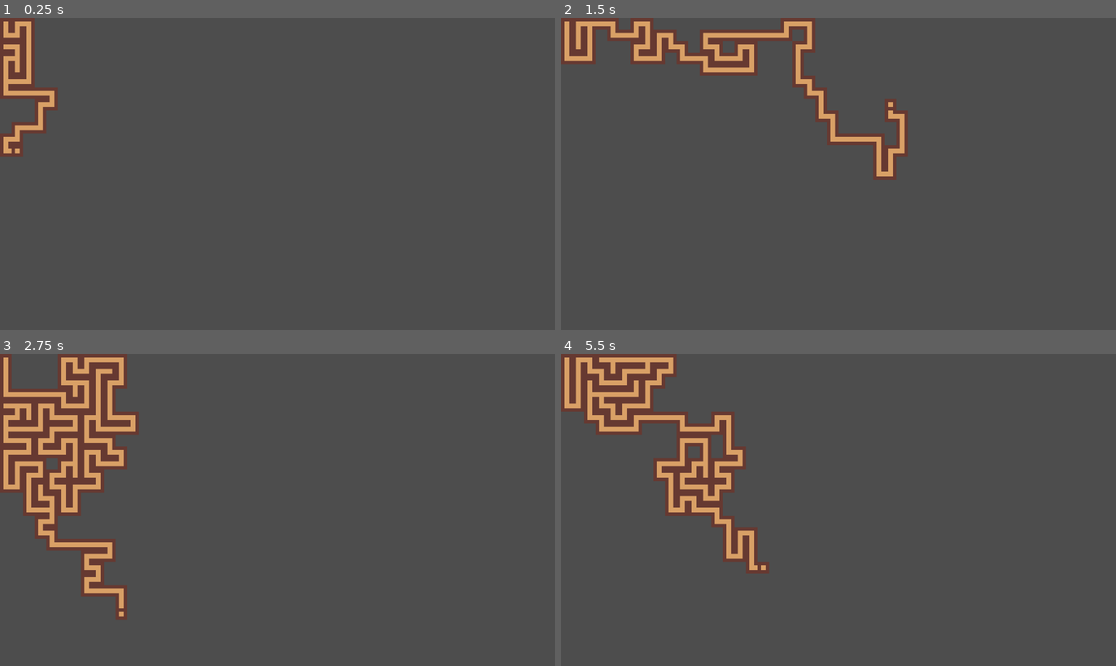
Above: before the commit, frames 1-4 (two rows, left to right).
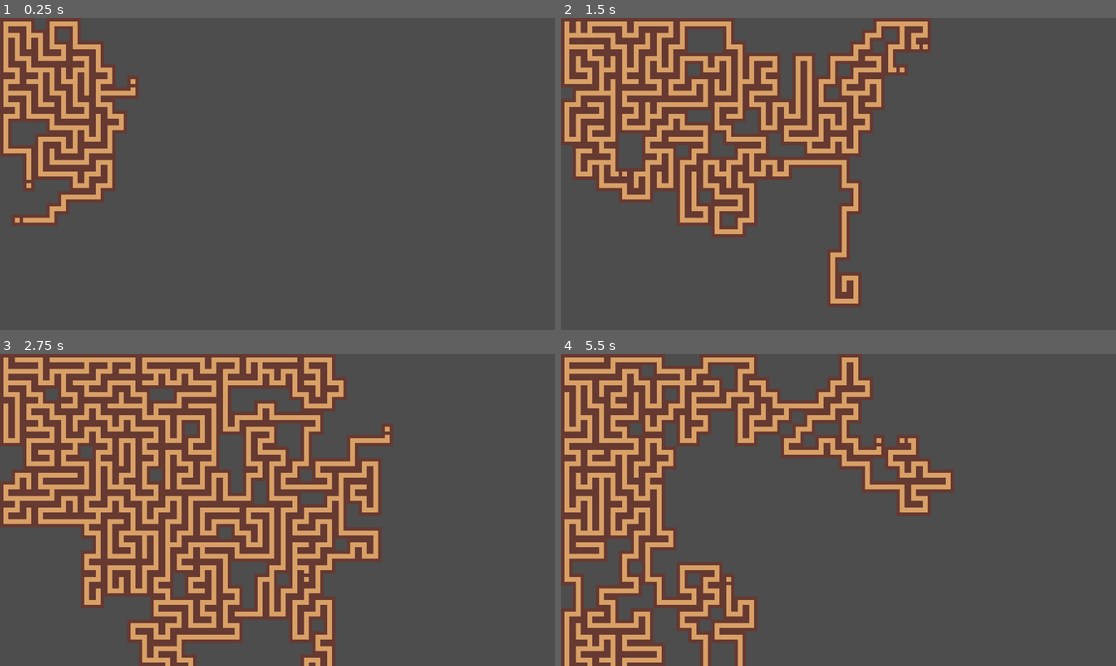
Above: after the commit, the same moments.

Repository: TreacherousDev/Treacherous
Game: Godot game, scene res://main/map_generator/map_generator.tscn
Two runs of this game, one before a commit and one after it. Both use one fixed random seed, a clock stepped at 60 frames per second and the inputs below.
Inputs (mouse positions are in pixels of both pictures, inside the frame that each line leads up to):
- Up to frame 1 (0.25 s): no input
- Up to frame 2 (1.5 s): tap Enter (ui_accept) at 0.5, 0.77 s; move the mouse to (960, 158) at 0.52 s; click (960, 158) at 0.67 s; move the mouse to (727, 189) at 1.27 s; hold Down (ui_down) from 1.28 s (still down)
- Up to frame 3 (2.75 s): tap Enter (ui_accept) at 1.52 s; move the mouse to (333, 441) at 2.02 s; release Down (ui_down) at 2.03 s
- Up to frame 4 (5.5 s): move the mouse to (810, 572) at 2.77 s; click (810, 572) at 2.92 s; tap Enter (ui_accept) at 3.02, 3.77, 4.52 s; move the mouse to (1005, 556) at 3.52 s; hold Down (ui_down) from 3.53 s (still down); move the mouse to (672, 463) at 4.27 s; move the mouse to (866, 510) at 5.02 s; click (866, 510) at 5.17 s

The runs differ from the first frame. In frame 1, 9.4% of the frame differs, in the area x 0-26%, y 0-67%; in frame 2, 28%; in frame 3, 41%, in the area x 0-71%, y 0-100%; in frame 4, 31%.

Commit message:
connditional expansion for minimum active branches set

Diff:
--- a/main/map_generator/map_generator.gd
+++ b/main/map_generator/map_generator.gd
@@ -86,7 +86,7 @@
 func draw_edge():
 	pass
 
-
+var request_expansion = false
 ################
 # START METHOD #
 ################
@@ -95,18 +95,21 @@
 	var start_from = Vector2i.ZERO
 	var start_id = 4
 	set_cell(0, start_from, 0, Vector2i(start_id, 0))
-	cell_data[start_from] = [0, null, null, [], []]
+	cell_data[start_from] = [0, null, null, [2], []]
 	current_map_size += 1
-	add_to_expandable_rooms(start_from)
 	mark_cells_to_fill(start_from)
 
 	while (next_active_cells.size() != 0):
 		iterations += 1
 		if iterations % batch_size == 0:
 			await get_tree().process_frame
+#			await get_tree().create_timer(0.2).timeout
 		run_algorithm()
 		if next_active_cells.size() == 0 and current_map_size < map_size:
 			expand_map()
+		if request_expansion == true:
+			expand_map()
+			request_expansion = false
 	end_production()
 
 
@@ -230,8 +233,8 @@
 		var open_directions = get_wall_openings(cell)
 		cell_data[cell] = [parent_depth + 1, parent_cell, parent_cell_direction, open_directions, []]
 		cell_data[parent_cell][CHILDREN].append(cell)
-		if open_directions.size() > 0:
-			add_to_expandable_rooms(cell)
+#		if open_directions.size() > 0:
+#			add_to_expandable_rooms(cell)
 
 # GET POWERSET
 # Input set: possible elements (directions)
@@ -277,6 +280,8 @@
 		rooms_expected_next_iteration += 1
 		update_neighbor_rooms(cell_to_fill)
 		next_active_cells.append(cell_to_fill)
+	if cell_data[cell][OPEN_DIRECTIONS].size() > 0:
+		add_to_expandable_rooms(cell)
 
 
 
@@ -372,11 +377,12 @@
 	set_cell(0, room_to_expand, 0, Vector2i(expanded_room, 0))
 
 	var expand_location = convert_directions_to_cells_coords([selected_expand_direction], room_to_expand)[0]
+	store_cell_data([expand_location], room_to_expand)
 	set_cell(0, expand_location, 0, Vector2i(0, 0))
+	rooms_expected_next_iteration += 1
 	update_neighbor_rooms(expand_location)
-	store_cell_data([expand_location], room_to_expand)
 	next_active_cells.append(expand_location)
-	rooms_expected_next_iteration += 1
+
 	current_map_size += 1
 
 # GET ROOM TO EXPAND
@@ -442,7 +448,7 @@
 	var directions = {Vector2i.UP: 4, Vector2i.RIGHT: 8, Vector2i.DOWN: 1, Vector2i.LEFT: 2}
 	for direction in directions:
 		var neighbor = room + direction
-		if expandable_rooms.has(neighbor):
+		if cell_data.has(neighbor):
 			cell_data[neighbor][OPEN_DIRECTIONS].erase(directions[direction])
 			if cell_data[neighbor][OPEN_DIRECTIONS].is_empty():
 				delete_from_expandable_rooms(neighbor)
--- a/main/map_generator/map_generator.tscn
+++ b/main/map_generator/map_generator.tscn
@@ -34,8 +34,7 @@
 script = ExtResource("2_oo4ym")
 braid_percentage = 0.0
 map_size = 50000
-batch_size = 2
-expand_mode = 0
+batch_size = 3
 
 [node name="Camera2D" type="Camera2D" parent="."]
 anchor_mode = 0
--- a/maze_generator.gd
+++ b/maze_generator.gd
@@ -88,10 +88,11 @@
 		delete_from_expandable_rooms(cell)
 
 
-	var branch_numbers = 1
+	var branch_numbers = 3
 	delete_rooms_from_pool([15], room_selection)
-	if rooms_expected_next_iteration >= branch_numbers:
-		delete_rooms_from_pool([7, 11, 13, 14], room_selection)
+	delete_rooms_from_pool([7, 11, 13, 14], room_selection)
+	if rooms_expected_next_iteration < branch_numbers:
+		request_expansion = true
 	if rooms_expected_next_iteration <= branch_numbers:
 		delete_rooms_from_pool([parent_direction], room_selection)
 
